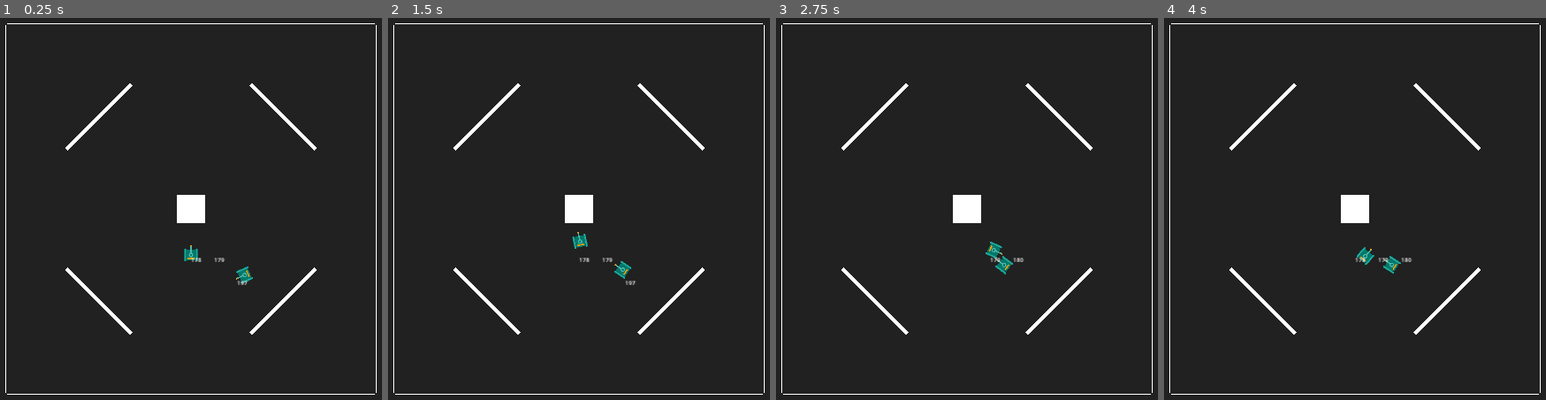
Above: before the commit, frames 1-4 (left to right).
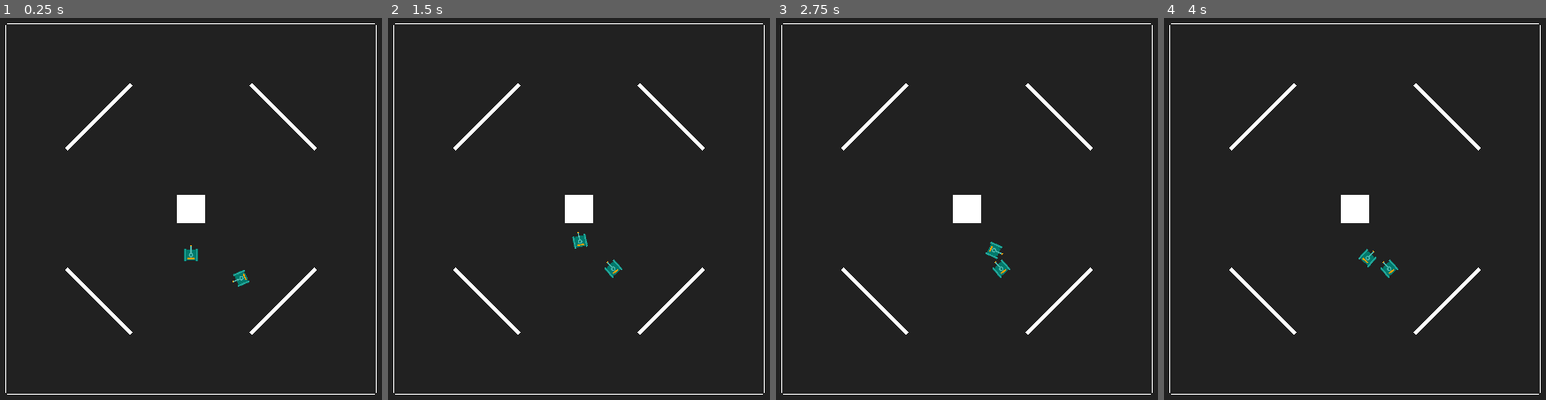
Above: after the commit, the same moments.

Repository: ashmeet28/battletanks
Game: Godot game, scene res://arena.tscn
The game is run twice, just before and just after one commit, with the same random seed, the same clock (stepped at 60 frames per second) and the same inputs.
Inputs:
- Up to frame 1 (0.25 s): no input
- Up to frame 2 (1.5 s): hold W (tank_move_forward) 0.53-1.28 s; hold Space (tank_fire) 0.53-1.28 s; tap Enter at 1.25 s; hold S (tank_move_backwards) from 1.28 s (still down); tap A (tank_turn_anticlockwise) at 1.35 s
- Up to frame 3 (2.75 s): release S (tank_move_backwards) at 2.03 s; hold W (tank_move_forward) from 2.03 s (still down); hold D (tank_turn_clockwise) from 2.03 s (still down)
- Up to frame 4 (4 s): release D (tank_turn_clockwise) at 2.78 s; tap Space (tank_fire) at 2.85, 3.5 s; release W (tank_move_forward) at 3.53 s; hold S (tank_move_backwards) from 3.53 s (still down); hold A (tank_turn_anticlockwise) from 3.53 s (still down)

The runs differ from the first frame. In frame 1, 0.2% of the frame differs, in the area x 50-67%, y 62-71%; in frame 2, 0.3%; in frame 3, 0.2%; in frame 4, 0.3%, in the area x 50-65%, y 59-69%.

Commit message:
astar finally working

Diff:
--- a/bot_tank.gd
+++ b/bot_tank.gd
@@ -1,6 +1,6 @@
 extends CharacterBody2D
 
-const MAX_SPEED:float = 100.0
+const MAX_SPEED:float = 300.0
 const TANK_COOLDOWN_TIME:int = 500
 var missile_last_fired:int = 0
 
@@ -34,14 +34,14 @@
 		var next_pos = astar.get_point_position(id_path[1])
 		var v1 = position.direction_to(next_pos)
 		var v2 = Vector2.UP.rotated(rotation)
-		if v2.cross(v1) > 0:
+		if v2.cross(v1) > 0.05:
 			rotate(PI * delta)
-		elif v2.cross(v1) < 0:
+		elif v2.cross(v1) < -0.05:
 			rotate(-(PI * delta))
 		velocity = Vector2.UP.rotated(rotation) * MAX_SPEED
 		move_and_slide()
 
-	show_astar_path(id_path)
+	#show_astar_path(id_path)
 
 	if tank_life <= 0:
 		queue_free()
